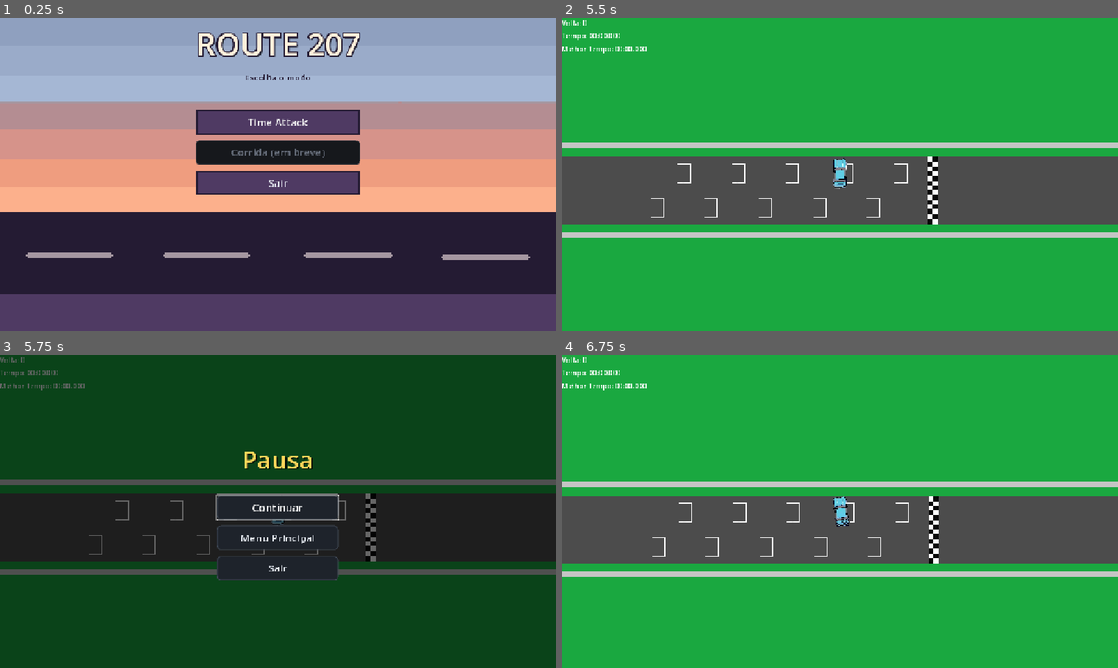
Above: before the commit, frames 1-4 (two rows, left to right).
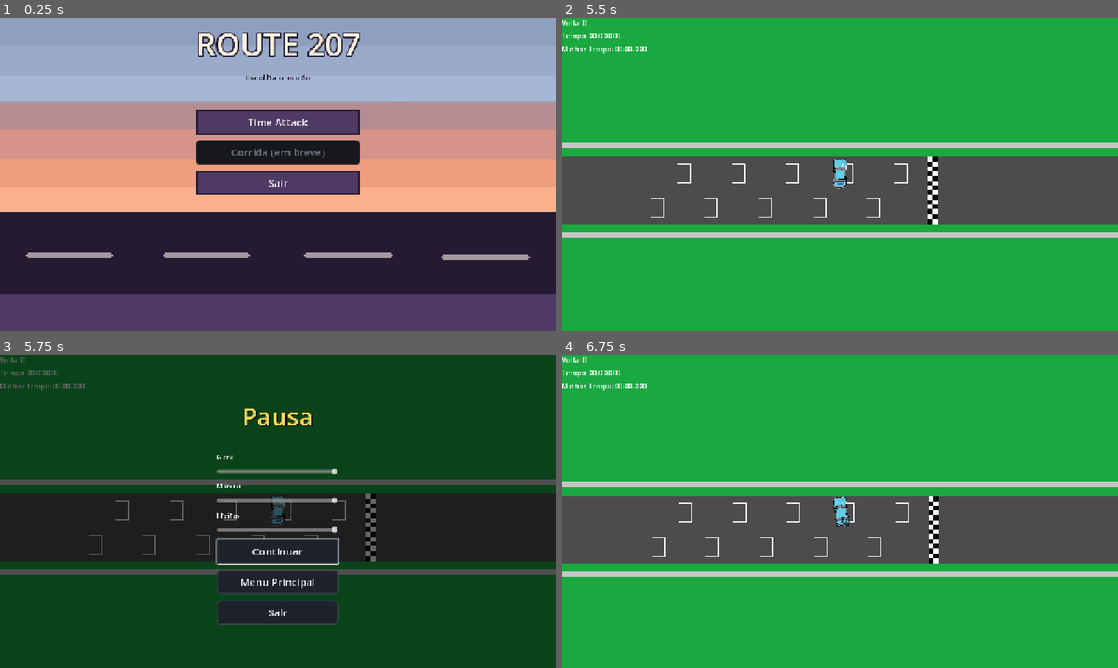
Above: after the commit, the same moments.

Repository: viictor1/Route-207
Game: Godot game, scene res://scenes/menu.tscn
Two runs of this game, one before a commit and one after it. Both use one fixed random seed, a clock stepped at 60 frames per second and the inputs below.
Inputs:
- Up to frame 1 (0.25 s): no input
- Up to frame 2 (5.5 s): click "Time Attack" at 0.5 s; click "Pista 1 - EUA" at 1.25 s; tap Enter at 2, 5 s; hold D (steer_right) 2.03-2.78 s; tap W (throttle) every 0.75 s from 2.1 to 5.1 s; tap Space (handbrake) at 2.75 s; hold S (brake) 2.78-3.53 s; hold D (steer_right) 3.53-5.03 s; hold A (steer_left) from 5.03 s (still down)
- Up to frame 3 (5.75 s): keep holding A (steer_left); tap Escape (ui_cancel) at 5.65 s
- Up to frame 4 (6.75 s): release A (steer_left) at 5.75 s; click "Continuar" at 5.75 s; tap Space (handbrake) at 6.5 s; hold A (steer_left) from 6.53 s (still down); tap W (throttle) at 6.6 s

Frames 1-2 are identical in both runs. In frame 3, 6.0% of the frame differs, in the area x 38-61%, y 17-87%; in frame 4, nothing differs.

Commit message:
feat: adiciona sliders de volume no menu de pausa

Diff:
--- a/scenes/pause_menu.gd
+++ b/scenes/pause_menu.gd
@@ -6,12 +6,18 @@
 @onready var _resume_button: Button = $Center/MenuBox/ResumeButton
 @onready var _main_menu_button: Button = $Center/MenuBox/MainMenuButton
 @onready var _quit_button: Button = $Center/MenuBox/QuitButton
+@onready var _slider_geral: HSlider = $Center/MenuBox/SliderGeral
+@onready var _slider_musica: HSlider = $Center/MenuBox/SliderMusica
+@onready var _slider_efeitos: HSlider = $Center/MenuBox/SliderEfeitos
 
 
 func _ready() -> void:
 	_resume_button.pressed.connect(_on_resume_pressed)
 	_main_menu_button.pressed.connect(_on_main_menu_pressed)
 	_quit_button.pressed.connect(_on_quit_pressed)
+	_slider_geral.value_changed.connect(_on_volume_changed.bind("Master"))
+	_slider_musica.value_changed.connect(_on_volume_changed.bind("Musica"))
+	_slider_efeitos.value_changed.connect(_on_volume_changed.bind("Efeitos"))
 
 
 func _unhandled_input(event: InputEvent) -> void:
@@ -42,3 +48,6 @@
 func _on_quit_pressed() -> void:
 	get_tree().paused = false
 	get_tree().quit()
+
+func _on_volume_changed(value: float, bus_name: String) -> void:
+	AudioServer.set_bus_volume_linear(AudioServer.get_bus_index(bus_name), value)
--- a/scenes/pause_menu.tscn
+++ b/scenes/pause_menu.tscn
@@ -13,6 +13,22 @@
 border_width_right = 2
 border_width_bottom = 2
 border_color = Color(0.243137, 0.278431, 0.329412, 1)
+corner_radius_top_left = 8
+corner_radius_top_right = 8
+corner_radius_bottom_right = 8
+corner_radius_bottom_left = 8
+
+[sub_resource type="StyleBoxFlat" id="StyleBoxFlat_pressed"]
+content_margin_left = 16.0
+content_margin_top = 10.0
+content_margin_right = 16.0
+content_margin_bottom = 10.0
+bg_color = Color(0.0862745, 0.101961, 0.12549, 1)
+border_width_left = 2
+border_width_top = 2
+border_width_right = 2
+border_width_bottom = 2
+border_color = Color(0.901961, 0.741176, 0.278431, 1)
 corner_radius_top_left = 8
 corner_radius_top_right = 8
 corner_radius_bottom_right = 8
@@ -34,29 +50,13 @@
 corner_radius_bottom_right = 8
 corner_radius_bottom_left = 8
 
-[sub_resource type="StyleBoxFlat" id="StyleBoxFlat_pressed"]
-content_margin_left = 16.0
-content_margin_top = 10.0
-content_margin_right = 16.0
-content_margin_bottom = 10.0
-bg_color = Color(0.0862745, 0.101961, 0.12549, 1)
-border_width_left = 2
-border_width_top = 2
-border_width_right = 2
-border_width_bottom = 2
-border_color = Color(0.901961, 0.741176, 0.278431, 1)
-corner_radius_top_left = 8
-corner_radius_top_right = 8
-corner_radius_bottom_right = 8
-corner_radius_bottom_left = 8
-
-[node name="PauseMenu" type="CanvasLayer"]
+[node name="PauseMenu" type="CanvasLayer" unique_id=161033483]
 process_mode = 3
 layer = 100
 visible = false
 script = ExtResource("1_pause")
 
-[node name="Dim" type="ColorRect" parent="."]
+[node name="Dim" type="ColorRect" parent="." unique_id=725837762]
 anchors_preset = 15
 anchor_right = 1.0
 anchor_bottom = 1.0
@@ -64,18 +64,18 @@
 grow_vertical = 2
 color = Color(0, 0, 0, 0.6)
 
-[node name="Center" type="CenterContainer" parent="."]
+[node name="Center" type="CenterContainer" parent="." unique_id=1089549968]
 anchors_preset = 15
 anchor_right = 1.0
 anchor_bottom = 1.0
 grow_horizontal = 2
 grow_vertical = 2
 
-[node name="MenuBox" type="VBoxContainer" parent="Center"]
+[node name="MenuBox" type="VBoxContainer" parent="Center" unique_id=482269938]
 layout_mode = 2
 theme_override_constants/separation = 14
 
-[node name="Title" type="Label" parent="Center/MenuBox"]
+[node name="Title" type="Label" parent="Center/MenuBox" unique_id=1303081156]
 layout_mode = 2
 theme_override_colors/font_color = Color(1, 0.843137, 0.352941, 1)
 theme_override_colors/font_shadow_color = Color(0, 0, 0, 0.5)
@@ -85,36 +85,66 @@
 text = "Pausa"
 horizontal_alignment = 1
 
-[node name="Spacer" type="Control" parent="Center/MenuBox"]
+[node name="Spacer" type="Control" parent="Center/MenuBox" unique_id=869816237]
 custom_minimum_size = Vector2(0, 16)
 layout_mode = 2
 
-[node name="ResumeButton" type="Button" parent="Center/MenuBox"]
+[node name="Geral" type="Label" parent="Center/MenuBox" unique_id=986592735]
+layout_mode = 2
+text = "Geral"
+
+[node name="SliderGeral" type="HSlider" parent="Center/MenuBox" unique_id=1574264078]
+layout_mode = 2
+max_value = 1.0
+step = 0.05
+value = 1.0
+
+[node name="Música" type="Label" parent="Center/MenuBox" unique_id=366601458]
+layout_mode = 2
+text = "Música"
+
+[node name="SliderMusica" type="HSlider" parent="Center/MenuBox" unique_id=1683470350]
+layout_mode = 2
+max_value = 1.0
+step = 0.05
+value = 1.0
+
+[node name="Efeitos" type="Label" parent="Center/MenuBox" unique_id=1937688111]
+layout_mode = 2
+text = "Efeitos"
+
+[node name="SliderEfeitos" type="HSlider" parent="Center/MenuBox" unique_id=1878158028]
+layout_mode = 2
+max_value = 1.0
+step = 0.05
+value = 1.0
+
+[node name="ResumeButton" type="Button" parent="Center/MenuBox" unique_id=1607225258]
 custom_minimum_size = Vector2(280, 56)
 layout_mode = 2
 theme_override_colors/font_color = Color(0.921569, 0.941176, 0.968627, 1)
 theme_override_font_sizes/font_size = 24
 theme_override_styles/normal = SubResource("StyleBoxFlat_normal")
+theme_override_styles/pressed = SubResource("StyleBoxFlat_pressed")
 theme_override_styles/hover = SubResource("StyleBoxFlat_hover")
-theme_override_styles/pressed = SubResource("StyleBoxFlat_pressed")
 text = "Continuar"
 
-[node name="MainMenuButton" type="Button" parent="Center/MenuBox"]
+[node name="MainMenuButton" type="Button" parent="Center/MenuBox" unique_id=1614896911]
 custom_minimum_size = Vector2(280, 56)
 layout_mode = 2
 theme_override_colors/font_color = Color(0.921569, 0.941176, 0.968627, 1)
 theme_override_font_sizes/font_size = 24
 theme_override_styles/normal = SubResource("StyleBoxFlat_normal")
+theme_override_styles/pressed = SubResource("StyleBoxFlat_pressed")
 theme_override_styles/hover = SubResource("StyleBoxFlat_hover")
-theme_override_styles/pressed = SubResource("StyleBoxFlat_pressed")
 text = "Menu Principal"
 
-[node name="QuitButton" type="Button" parent="Center/MenuBox"]
+[node name="QuitButton" type="Button" parent="Center/MenuBox" unique_id=1803095722]
 custom_minimum_size = Vector2(280, 56)
 layout_mode = 2
 theme_override_colors/font_color = Color(0.921569, 0.941176, 0.968627, 1)
 theme_override_font_sizes/font_size = 24
 theme_override_styles/normal = SubResource("StyleBoxFlat_normal")
+theme_override_styles/pressed = SubResource("StyleBoxFlat_pressed")
 theme_override_styles/hover = SubResource("StyleBoxFlat_hover")
-theme_override_styles/pressed = SubResource("StyleBoxFlat_pressed")
 text = "Sair"
